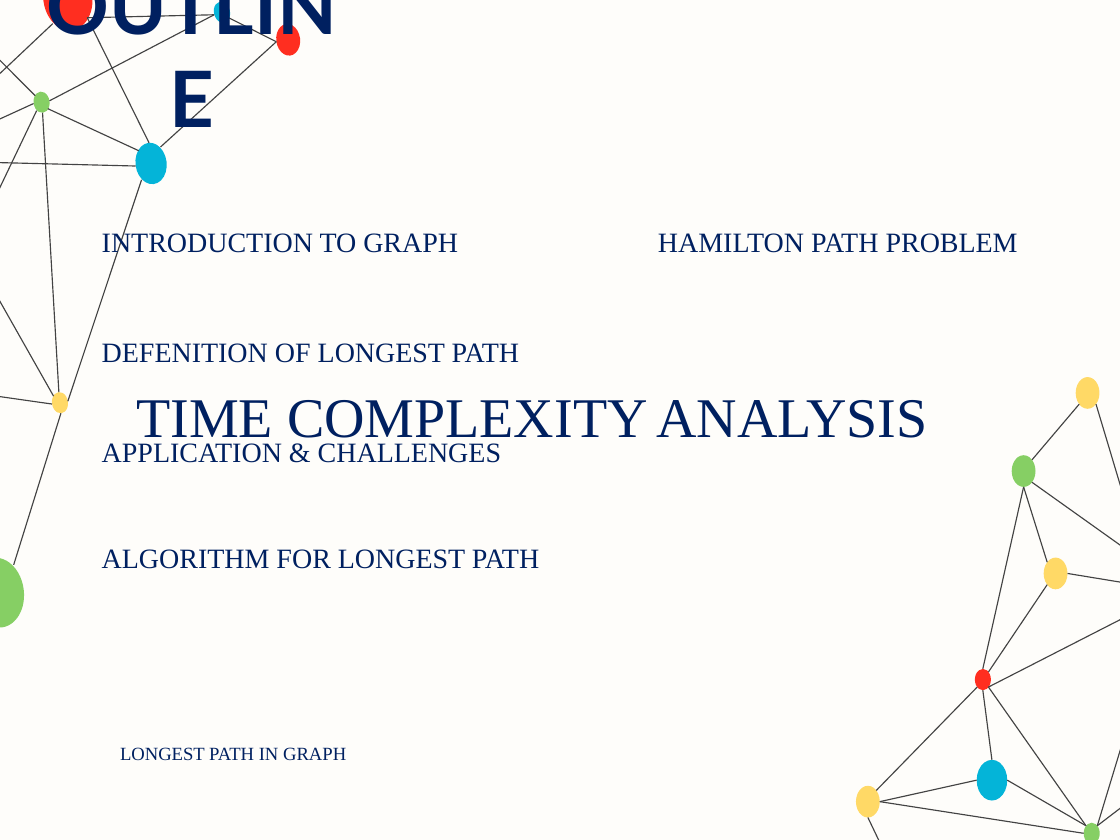
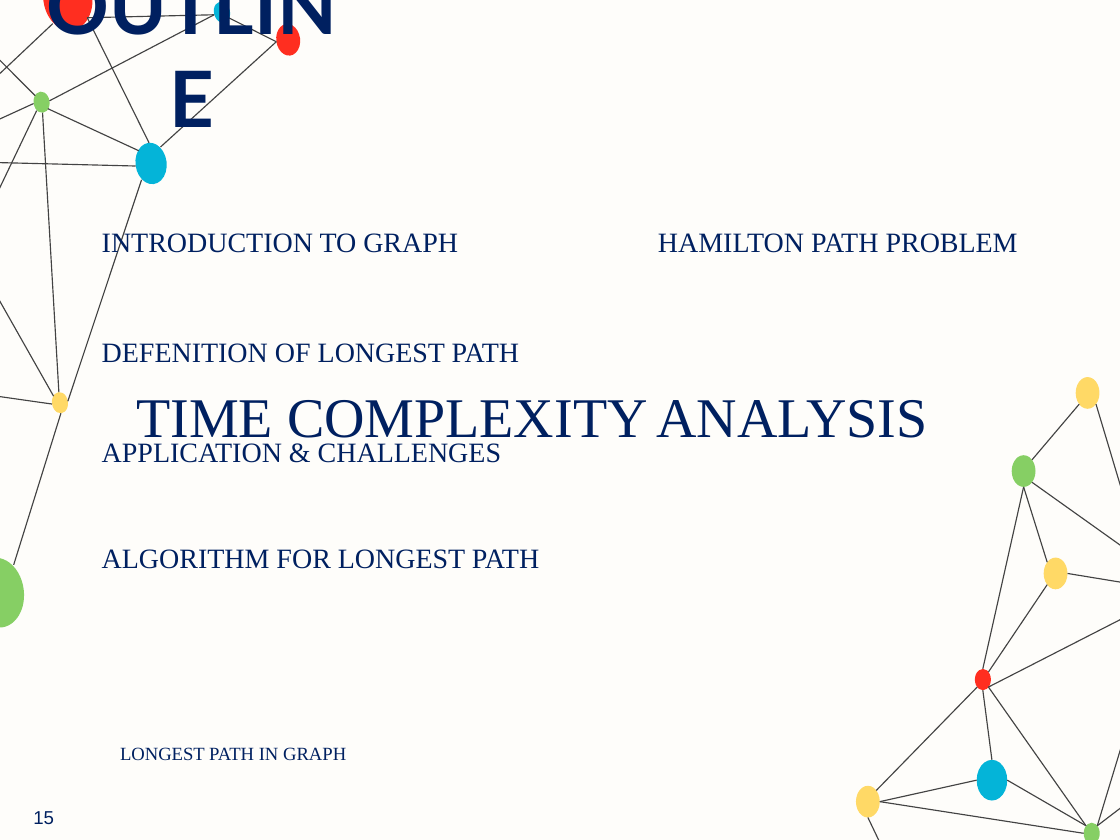
Before and after one commit to ParsaMohammadpour/advanced-algorithm-assignments, a slide deck: slide 15 of presentation/Longest_Path_Problem_in_Graphs.pptx. Drawn at 1120x840 pixels with LibreOffice and Linux fonts; fonts in the diff are those of the drawing; background and template pictures are left out. Boxes give left, top, right and bottom in pixels: in the first picture for what was removed or moved away, otherwise in the second. Text is boxed around its words. In the diff, an @@ line names an element or a change of style, - is before the commit and + after.

```diff
--- a/presentation/Longest_Path_Problem_in_Graphs.pptx
+++ b/presentation/Longest_Path_Problem_in_Graphs.pptx
@@ page number added at (33,811,54,825), 12 pt, text #002060 @@
+15
```
Also in this commit, not shown: 14 other slides changed.
